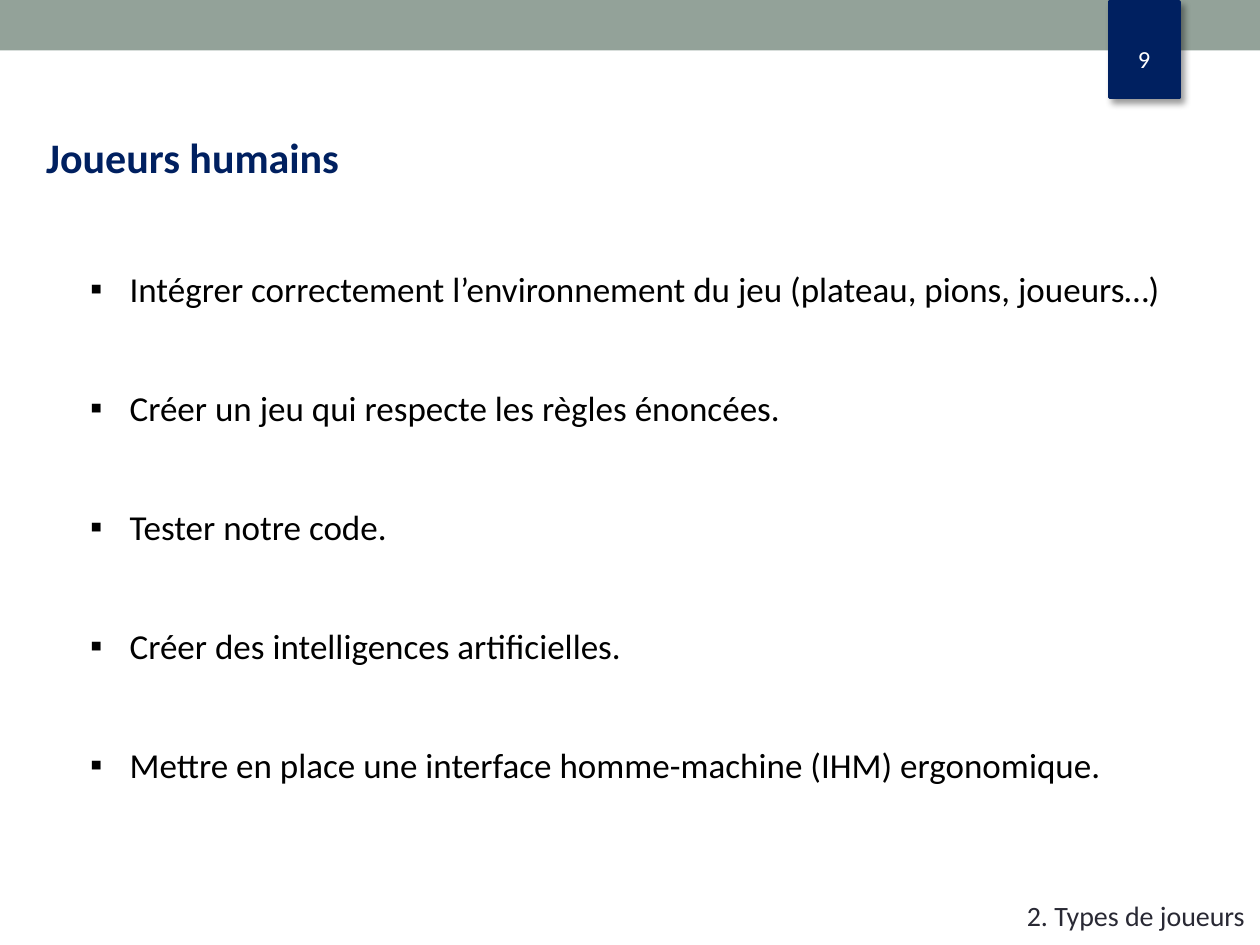
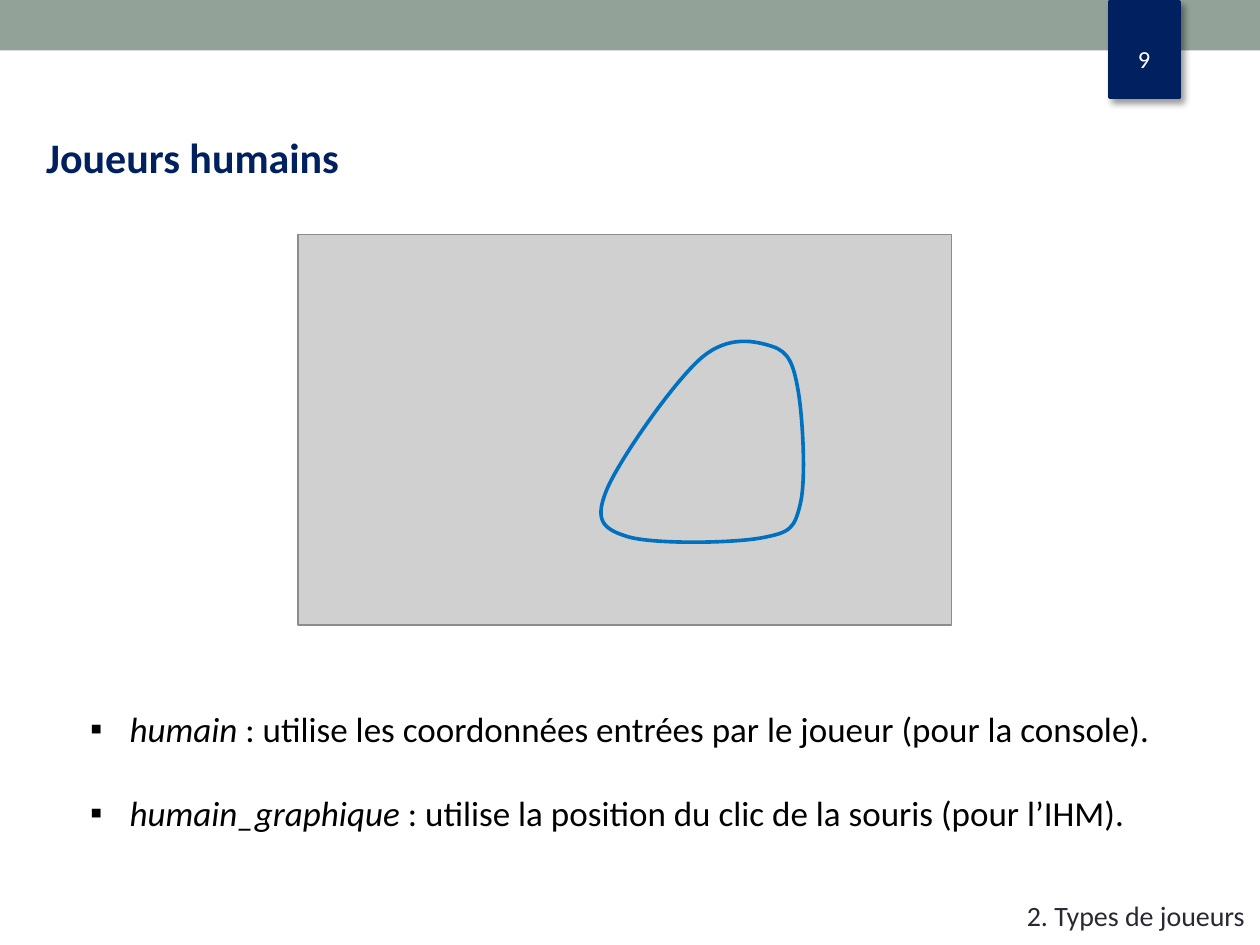
Before and after one commit to dupondth/othello, a slide deck: slide 9 of diapo_oral.pptx. Drawn at 1260x945 pixels with LibreOffice and Linux fonts; fonts in the diff are those of the drawing; grey boxes stand for pictures. Boxes give left, top, right and bottom in pixels: in the first picture for what was removed or moved away, otherwise in the second. Text is boxed around its words. In the diff, an @@ line names an element or a change of style, - is before the commit and + after.

```diff
--- a/diapo_oral.pptx
+++ b/diapo_oral.pptx
@@ picture added at box(299, 234, 953, 625) @@
@@ freeform shape added at box(601, 341, 804, 542), outline #0070C0 2.08 pt @@
@@ text at box(130, 716, 1149, 832): text changed @@
-  ▪ Intégrer correctement l’environnement du jeu (plateau, pions, joueurs…)
-  ▪ Créer un jeu qui respecte les règles énoncées.
-  ▪ Tester notre code.
-  ▪ Créer des intelligences artificielles.
-  ▪ Mettre en place une interface homme-machine (IHM) ergonomique.
+  ▪ humain : utilise les coordonnées entrées par le joueur (pour la console).
+  ▪ humain_graphique : utilise la position du clic de la souris (pour l’IHM).
```
Also in this commit, not shown: 6 other slides changed, 1 slide added, 1 slide removed.
